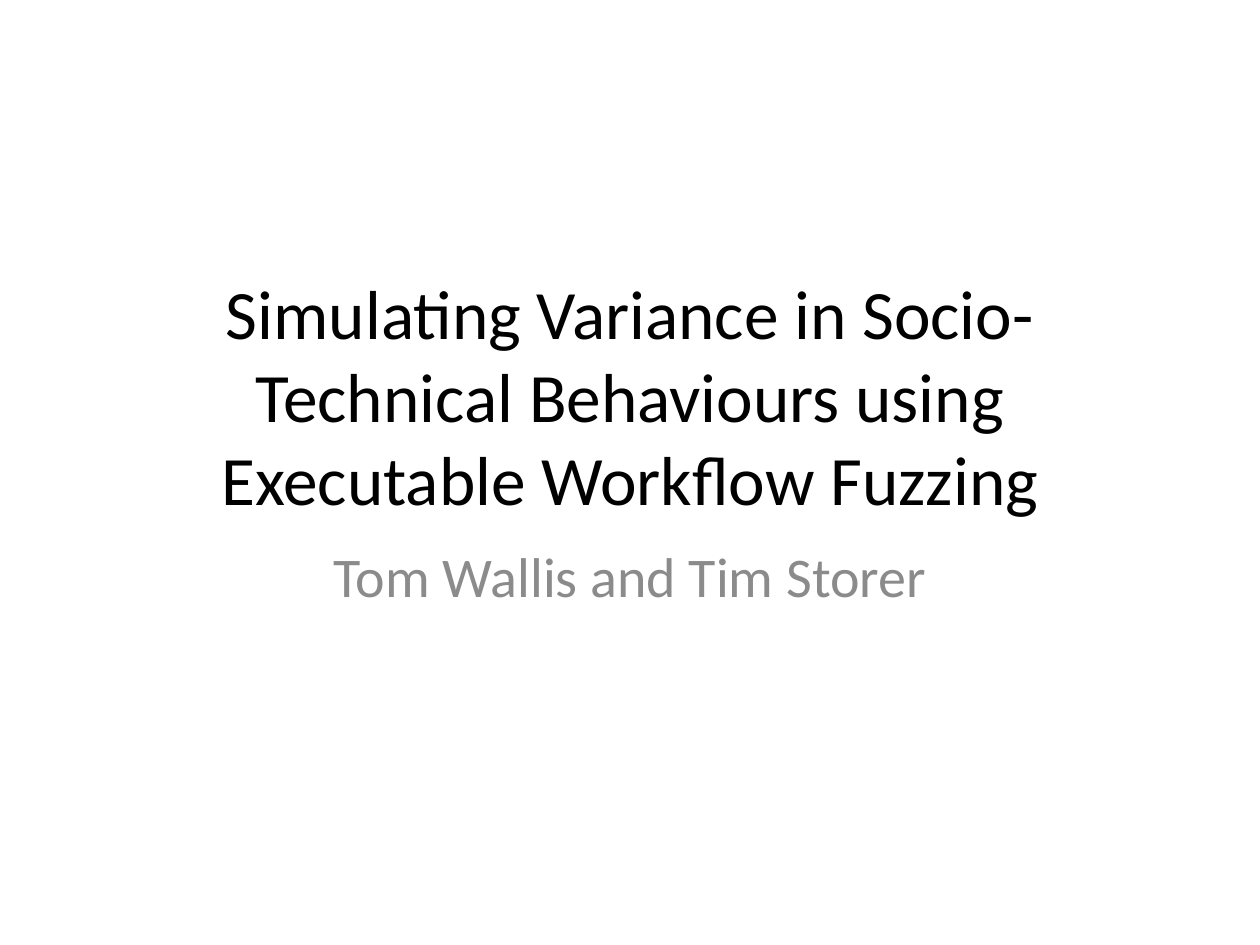
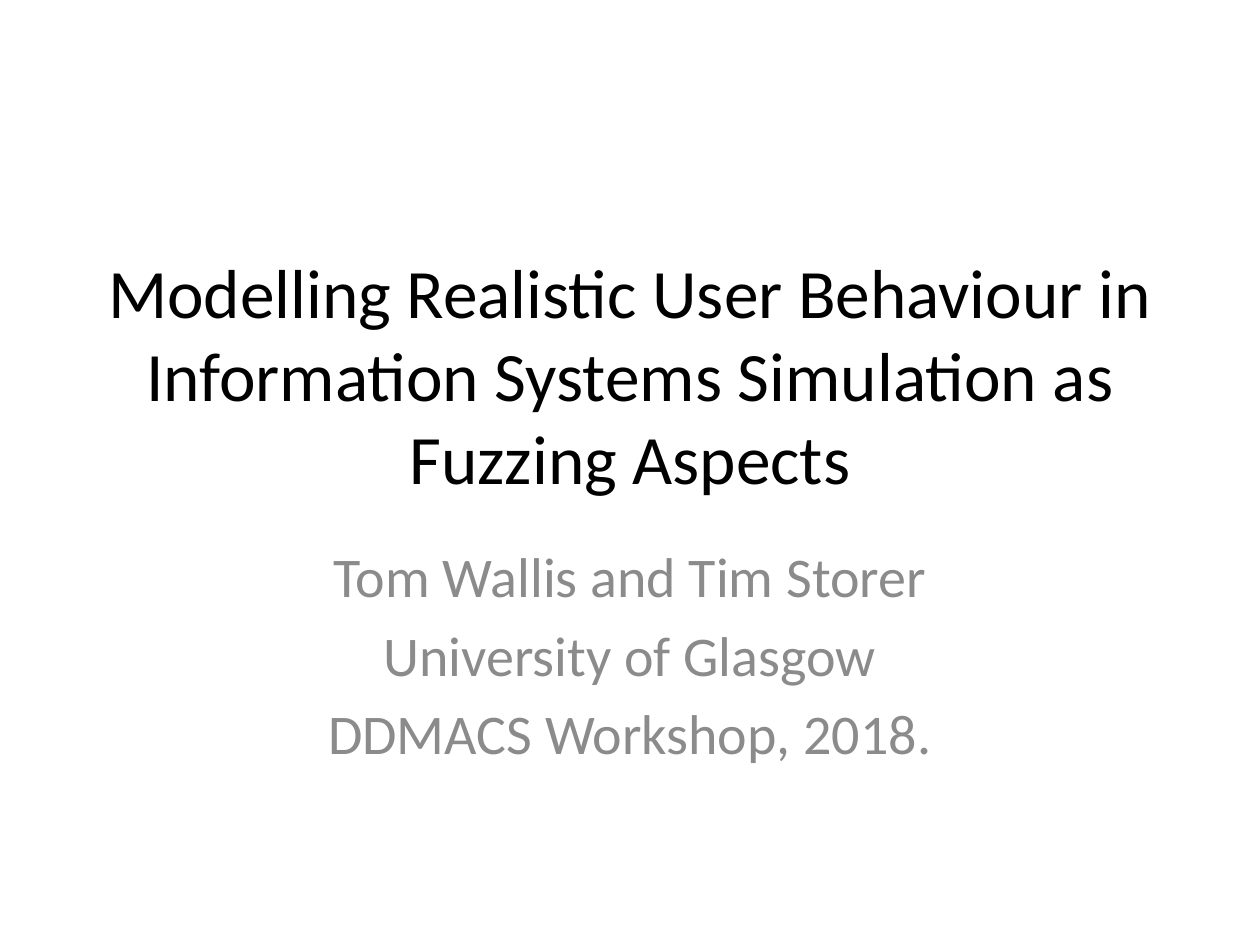
Before and after one commit to probablytom/fuzzi-moss-paper, a slide deck: slide 1 of Presentation.pptx. Drawn at 1260x945 pixels with LibreOffice and Linux fonts; fonts in the diff are those of the drawing. Boxes give left, top, right and bottom in pixels: in the first picture for what was removed or moved away, otherwise in the second. Text is boxed around its words. In the diff, an @@ line names an element or a change of style, - is before the commit and + after.

Commit message:
Truncated Talk for DDMACS 2018.

```diff
--- a/Presentation.pptx
+++ b/Presentation.pptx
@@ title at <box>108,270,1150,496</box>: text changed @@
-Simulating Variance in Socio-Technical Behaviours using Executable Workflow Fuzzing
+Modelling Realistic User Behaviour in Information Systems Simulation as Fuzzing Aspects
@@ subtitle at <box>328,637,932,763</box>: paragraphs added @@
+University of Glasgow
+DDMACS Workshop, 2018.
```
Also in this commit, not shown: 10 other slides changed, 3 slides added, 17 slides removed.
